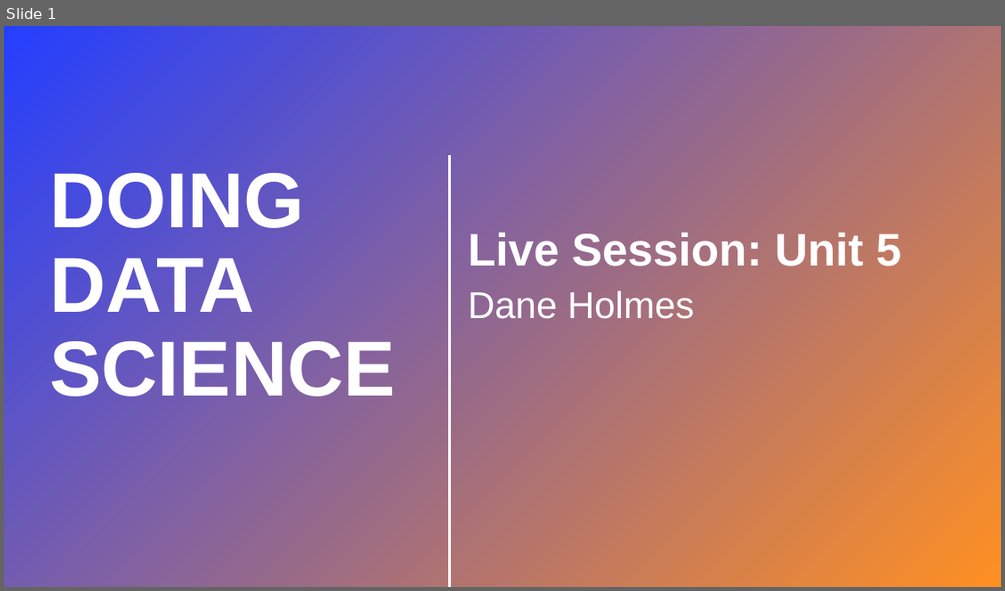
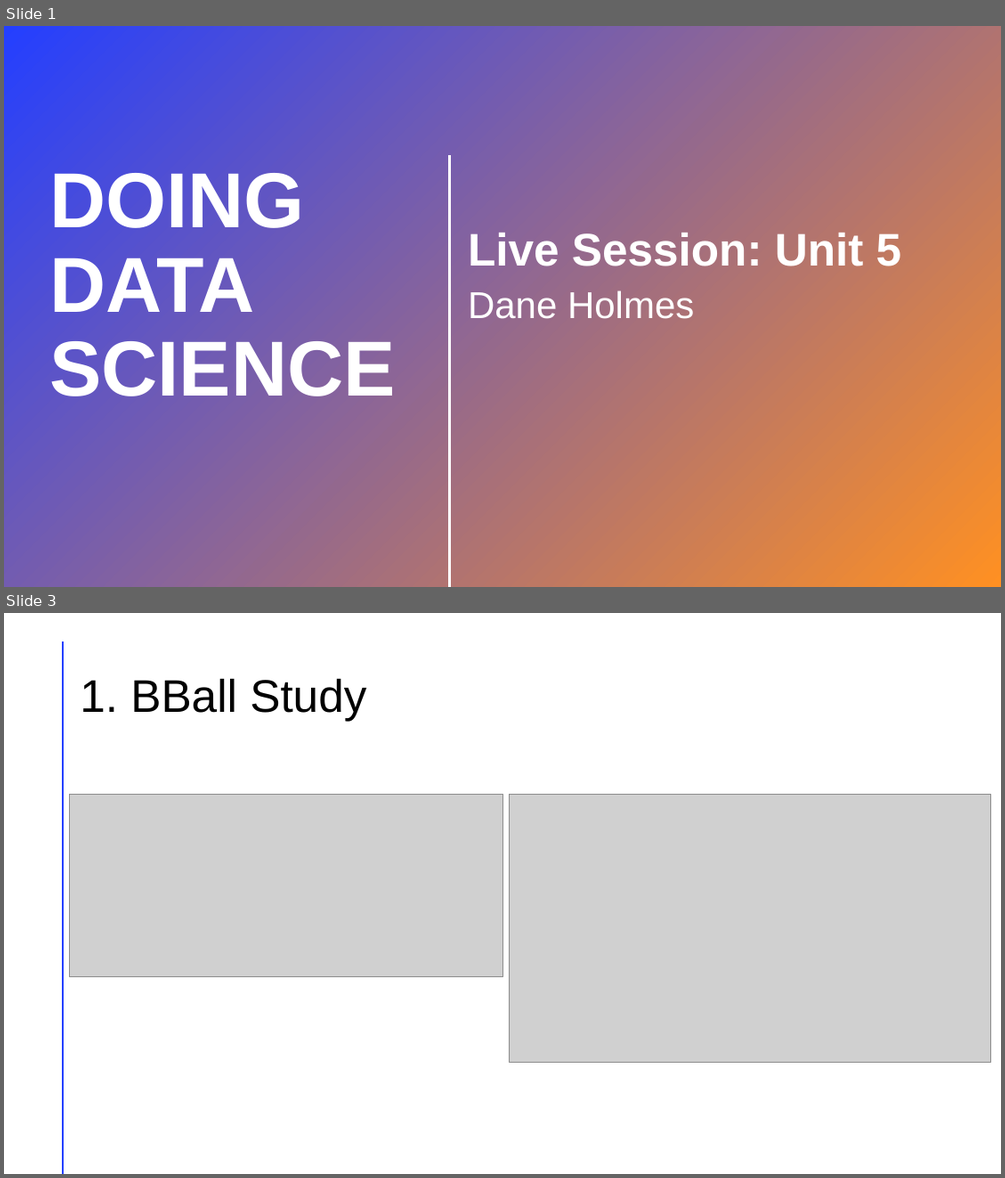
Before and after one commit to cdholmes11/Doing_Data_Science, a slide deck: Unit-5/Dane_Holmes_Live_Session_5.pptx. Shown one above the other, each under a label of ours: slide 1 before the commit, slides 1 and 3 after it; the slides between them are not shown. The pictures are 1005x591 and 1005x1178 pixels, drawn with LibreOffice and Linux fonts; fonts in the diff are those of the drawing; grey boxes stand for pictures; background and template pictures are left out; a plain dark background stands for a picture behind light text. Boxes give left, top, right and bottom in pixels: in the first picture for what was removed or moved away, otherwise in the second. Text is boxed around its words. In the diff, an @@ line names an element or a change of style, - is before the commit and + after.

```diff
--- a/Unit-5/Dane_Holmes_Live_Session_5.pptx
+++ b/Unit-5/Dane_Holmes_Live_Session_5.pptx
@@ slide 3 added at [4, 613, 1001, 1174], background #FFFFFF @@
@@ line added from (63, 642) to (63, 1173), #FF9022 2 pt @@
@@ title added at [80, 678, 366, 721], 44 pt, text #000000 @@
+1. BBall Study
@@ picture added at [69, 795, 502, 977] @@
@@ picture added at [510, 795, 991, 1062] @@
```
Also in this commit, not shown: 1 slide changed, 9 other slides added, 2 slides removed, 9 other files.
